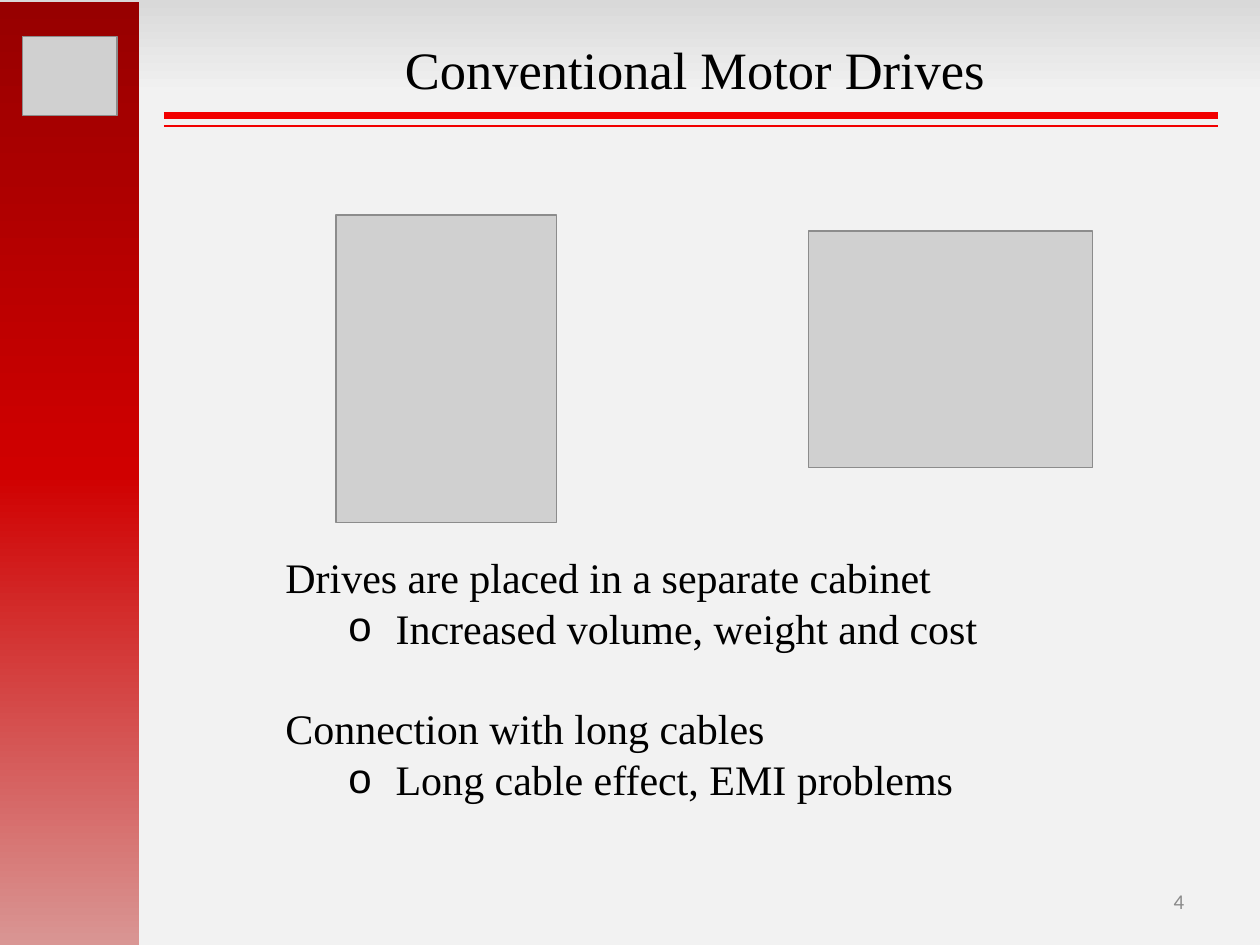
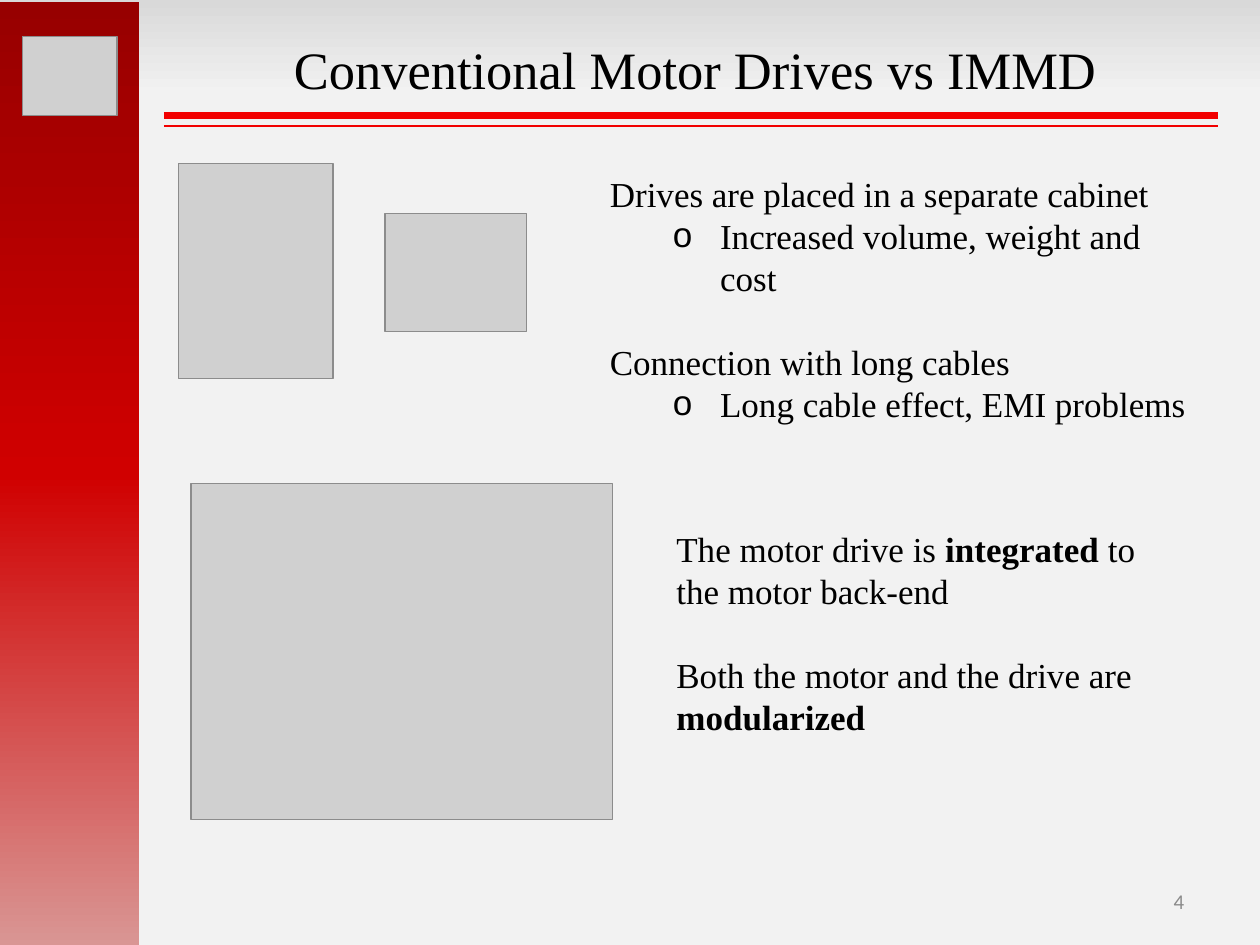
Before and after one commit to hakanpolat/IMMD, a slide deck: slide 4 of GRW2017/sunum/GRW2017_MesutUğur.pptx. Drawn at 1260x945 pixels with LibreOffice and Linux fonts; fonts in the diff are those of the drawing; grey boxes stand for pictures. Boxes give left, top, right and bottom in pixels: in the first picture for what was removed or moved away, otherwise in the second. Text is boxed around its words. In the diff, an @@ line names an element or a change of style, - is before the commit and + after.

```diff
--- a/GRW2017/sunum/GRW2017_MesutUğur.pptx
+++ b/GRW2017/sunum/GRW2017_MesutUğur.pptx
@@ text at [294,52,1096,90]: text changed @@
-Conventional Motor Drives
+Conventional Motor Drives vs IMMD
@@ picture: place and size @@
-picture at [336,215,557,523]
+picture at [179,164,334,379]
@@ text "Drives are placed in a ...": place and size @@
-text "Drives are placed in a ..." at [285,564,978,804]
+text "Drives are placed in a ..." at [610,182,1185,425]
@@ text "Drives are placed in a ..." at [610,182,1185,425]: size 24 to 20 pt @@
@@ picture added at [386,214,528,333] @@
@@ picture removed at [809,231,1092,467] @@
@@ picture added at [192,484,612,820] @@
@@ text added at [676,537,1135,731], 20 pt, text #000000 @@
+The motor drive is integrated to the motor back-end
+Both the motor and the drive are modularized
```
Also in this commit, not shown: 7 other slides changed, 3 slides removed, 4 other files.
